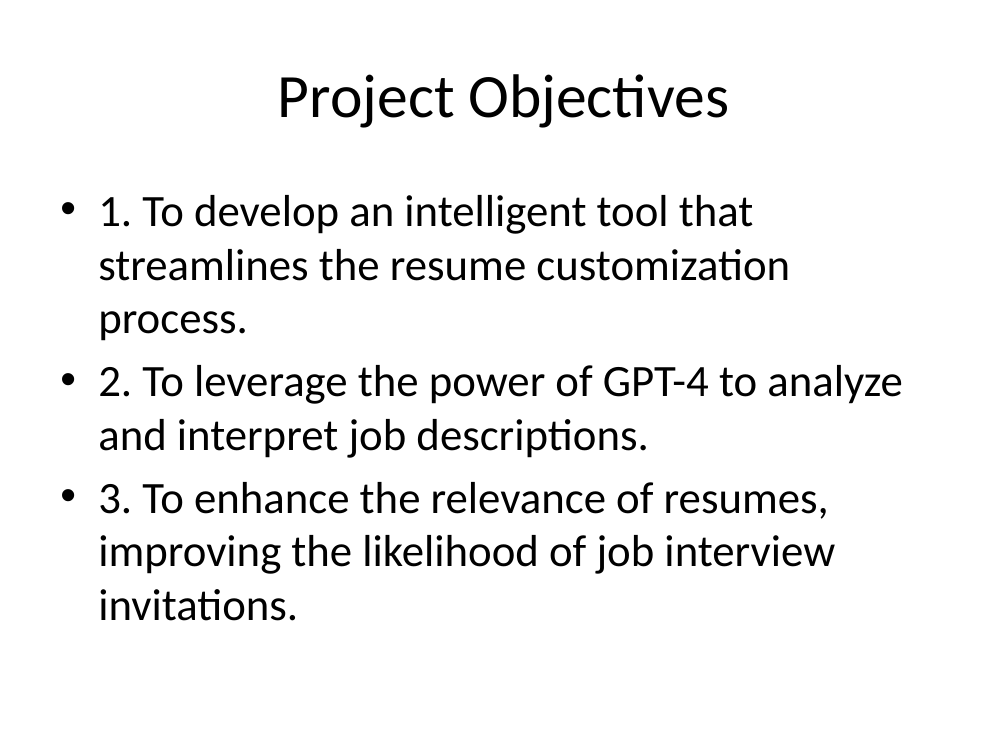
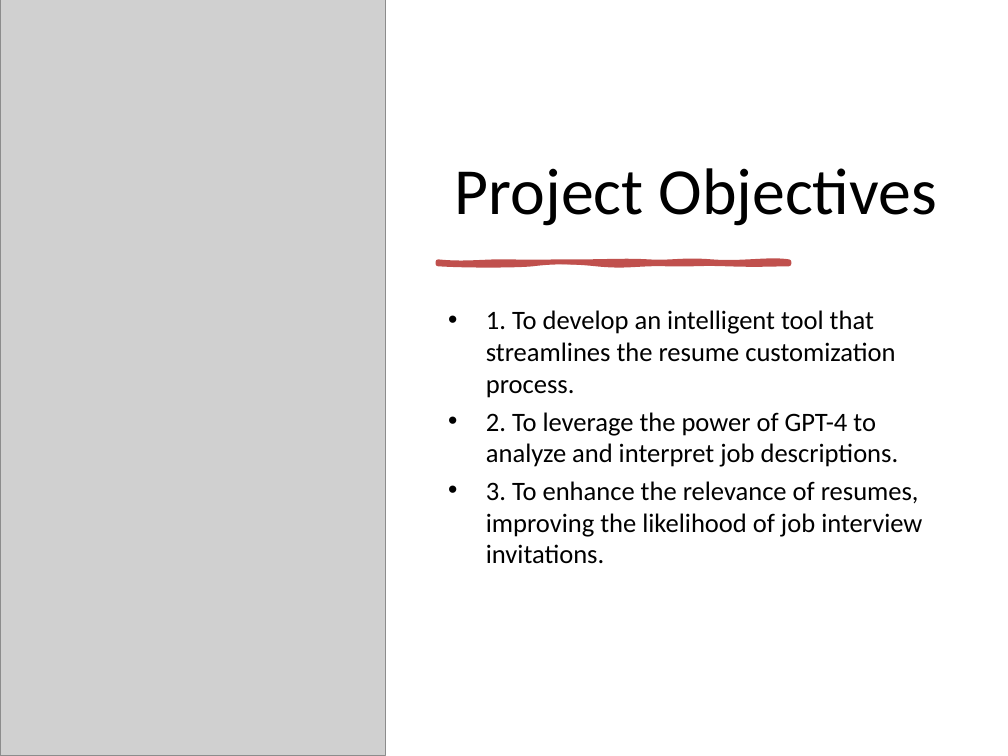
Before and after one commit to ideepankarsharma2003/MCA, a slide deck: slide 3 of Semester 02/OMC 207 Mini Project/Tailored_CV_for_Jobs_Presentation.pptx. Drawn at 1008x756 pixels with LibreOffice and Linux fonts; fonts in the diff are those of the drawing; grey boxes stand for pictures. Boxes give left, top, right and bottom in pixels: in the first picture for what was removed or moved away, otherwise in the second. Text is boxed around its words. In the diff, an @@ line names an element or a change of style, - is before the commit and + after.

```diff
--- a/Semester 02/OMC 207 Mini Project/Tailored_CV_for_Jobs_Presentation.pptx
+++ b/Semester 02/OMC 207 Mini Project/Tailored_CV_for_Jobs_Presentation.pptx
@@ picture added at (x1=0, y1=0, x2=385, y2=756) @@
@@ title "Project Objectives" moved from (x1=278, y1=74, x2=730, y2=128) to (x1=455, y1=168, x2=937, y2=226) @@
@@ title "Project Objectives" at (x1=455, y1=168, x2=937, y2=226): size 44 to 47 pt; vertical alignment middle to bottom @@
@@ freeform shape added at (x1=438, y1=262, x2=789, y2=264), fill #C0504D, outline #C0504D 3.5 pt @@
@@ text "1. To develop an intelligent ..." moved from (x1=98, y1=195, x2=903, y2=621) to (x1=486, y1=310, x2=922, y2=564) @@
@@ text "1. To develop an intelligent ..." at (x1=486, y1=310, x2=922, y2=564): size 32 to 19 pt; less space between paragraphs @@
```
Also in this commit, not shown: 7 other slides changed, 10 other files.
